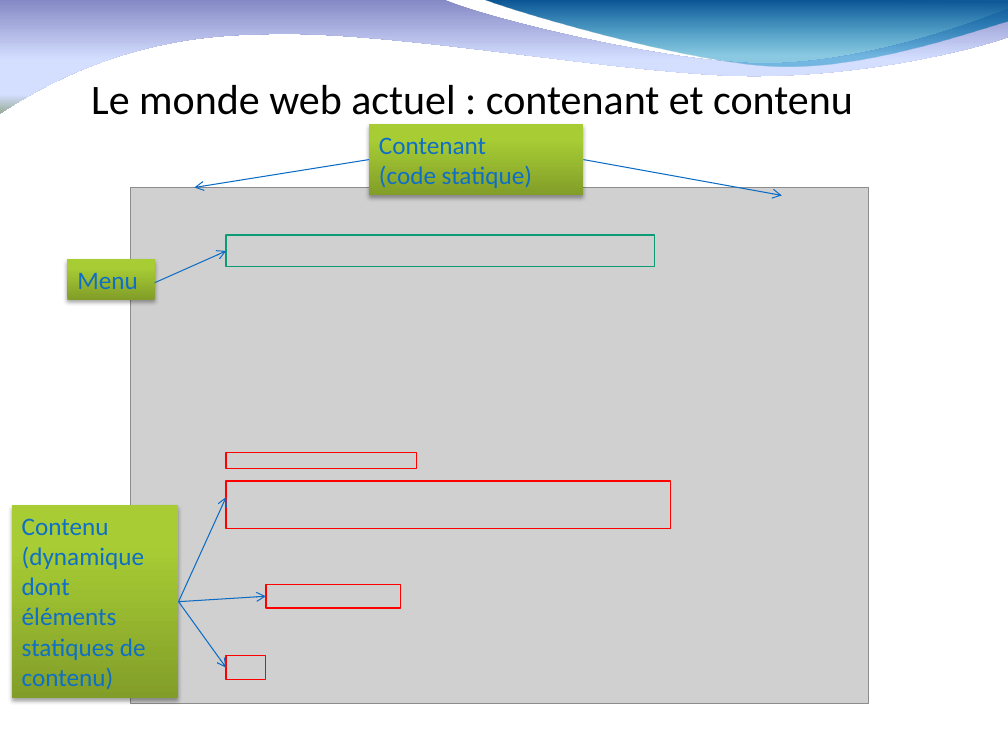
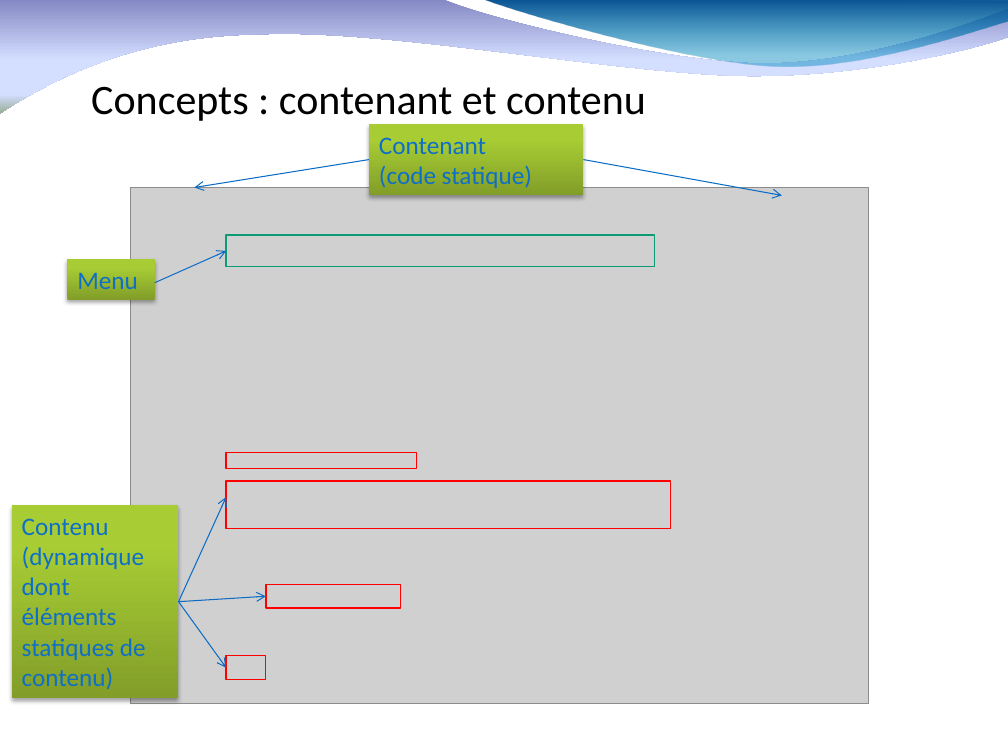
Before and after one commit to fauconv/cours_drupal8, a slide deck: slide 14 of drupal 8 nomades.pptx (slide 13 before the commit). Drawn at 1008x756 pixels with LibreOffice and Linux fonts; fonts in the diff are those of the drawing; grey boxes stand for pictures; background and template pictures are left out. Boxes give left, top, right and bottom in pixels: in the first picture for what was removed or moved away, otherwise in the second. Text is boxed around its words. In the diff, an @@ line names an element or a change of style, - is before the commit and + after.

```diff
--- a/drupal 8 nomades.pptx
+++ b/drupal 8 nomades.pptx
@@ title at box(91, 86, 646, 121): text changed @@
-Le monde web actuel : contenant et contenu
+Concepts : contenant et contenu
```
Also in this commit, not shown: 18 other slides changed, 11 slides added, 1 slide removed.
